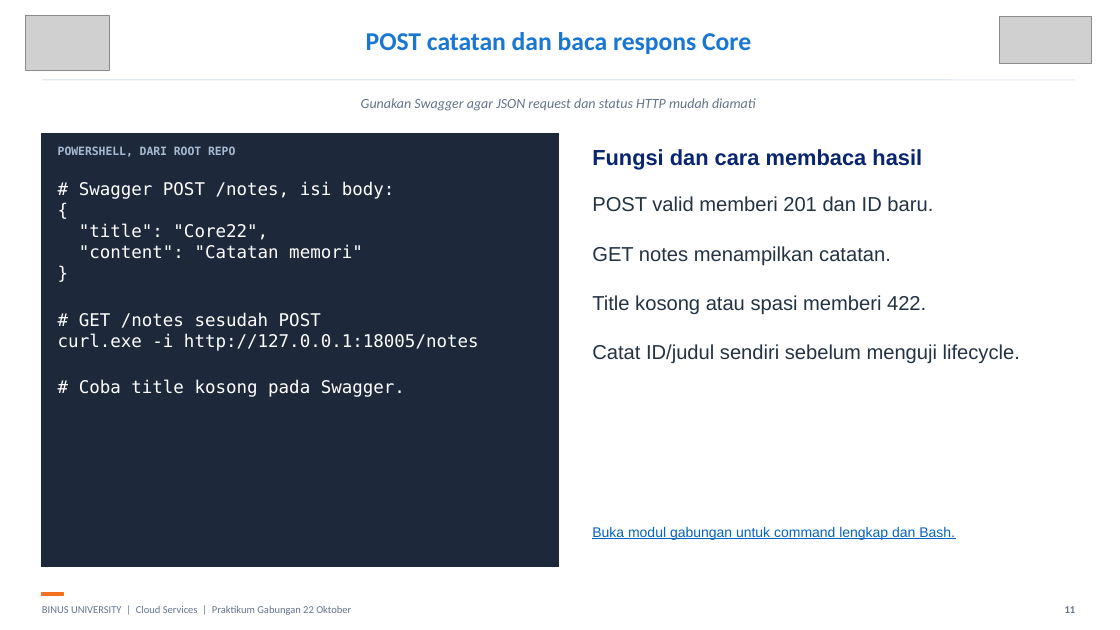
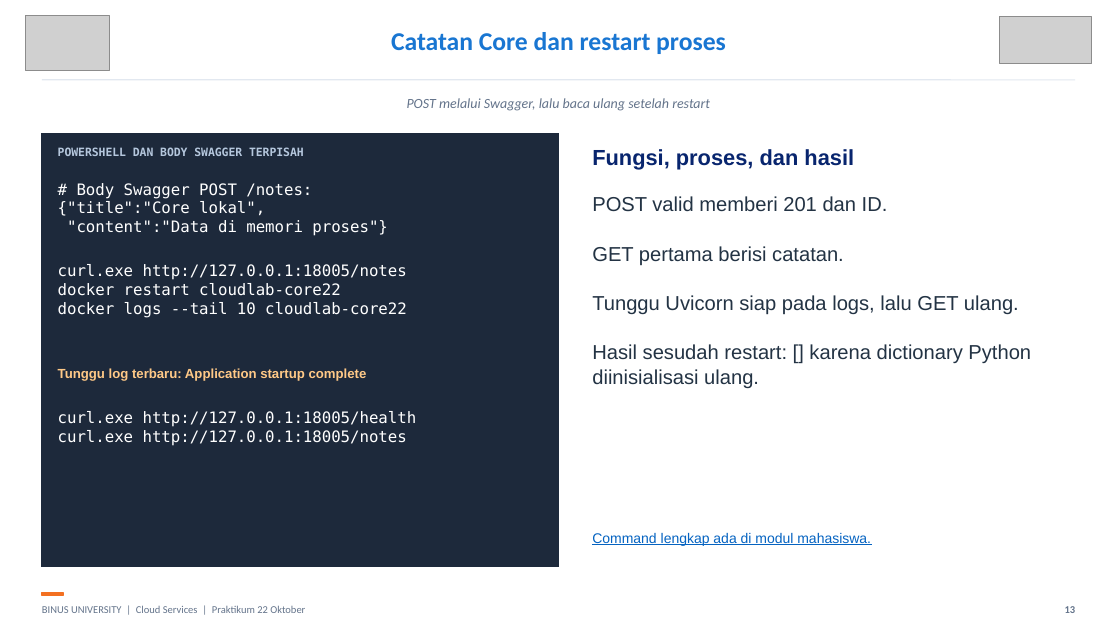
Before and after one commit to SeedFlora/meet6CloudService, a slide deck: slide 13 of slides/LAB_GABUNGAN_DOCKER_CORE_COMPOSE_22_OKTOBER.pptx (slide 11 before the commit). Drawn at 1120x630 pixels with LibreOffice and Linux fonts; fonts in the diff are those of the drawing; grey boxes stand for pictures. Boxes give left, top, right and bottom in pixels: in the first picture for what was removed or moved away, otherwise in the second. Text is boxed around its words. In the diff, an @@ line names an element or a change of style, - is before the commit and + after.

Commit message:
Make Core and Compose workshop linear, local, and ready for classroom use

```diff
--- a/slides/LAB_GABUNGAN_DOCKER_CORE_COMPOSE_22_OKTOBER.pptx
+++ b/slides/LAB_GABUNGAN_DOCKER_CORE_COMPOSE_22_OKTOBER.pptx
@@ text at (391, 32, 726, 54): text changed @@
-POST catatan dan baca respons Core
+Catatan Core dan restart proses
@@ text at (407, 98, 710, 111): text changed @@
-Gunakan Swagger agar JSON request dan status HTTP mudah diamati
+POST melalui Swagger, lalu baca ulang setelah restart
@@ text at (58, 147, 304, 156): text changed; text colour #A8BAD1 to #B5C7DD @@
-POWERSHELL, DARI ROOT REPO
+POWERSHELL DAN BODY SWAGGER TERPISAH
@@ text at (592, 149, 854, 170): text changed @@
-Fungsi dan cara membaca hasil
+Fungsi, proses, dan hasil
@@ text at (58, 183, 407, 318): text changed; size 15 to 13.5 pt @@
-# Swagger POST /notes, isi body:
-{
-"title": "Core22",
-"content": "Catatan memori"
-}
-# GET /notes sesudah POST
-curl.exe -i http://127.0.0.1:18005/notes
-# Coba title kosong pada Swagger.
+# Body Swagger POST /notes:
+{"title":"Core lokal",
+"content":"Data di memori proses"}
+curl.exe http://127.0.0.1:18005/notes
+docker restart cloudlab-core22
+docker logs --tail 10 cloudlab-core22
@@ text at (592, 196, 1031, 388): text changed @@
-POST valid memberi 201 dan ID baru.
-GET notes menampilkan catatan.
-Title kosong atau spasi memberi 422.
-Catat ID/judul sendiri sebelum menguji lifecycle.
+POST valid memberi 201 dan ID.
+GET pertama berisi catatan.
+Tunggu Uvicorn siap pada logs, lalu GET ulang.
+Hasil sesudah restart: [] karena dictionary Python diinisialisasi ulang.
@@ text added at (58, 368, 367, 381), 11.2 pt, text #FFC987, bold @@
+Tunggu log terbaru: Application startup complete
@@ text added at (58, 411, 417, 446), 13.5 pt, text #FFFFFF @@
+curl.exe http://127.0.0.1:18005/health
+curl.exe http://127.0.0.1:18005/notes
@@ text at (592, 533, 871, 546): text changed @@
-Buka modul gabungan untuk command lengkap dan Bash.
+Command lengkap ada di modul mahasiswa.
@@ text at (42, 605, 305, 613): text changed @@
-BINUS UNIVERSITY | Cloud Services | Praktikum Gabungan 22 Oktober
+BINUS UNIVERSITY | Cloud Services | Praktikum 22 Oktober
@@ text at (1065, 606, 1076, 613): text changed @@
-11
+13
```
Also in this commit, not shown: 19 other slides changed, 10 slides added, 9 slides removed, 17 other files.
